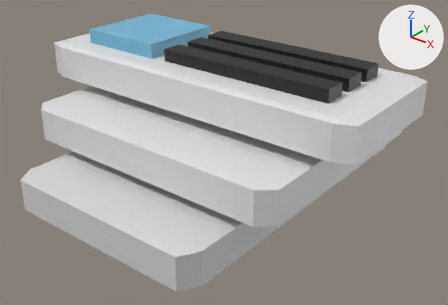
A saved change to the glTF model src/assets/gltf/iconPosts.gltf.
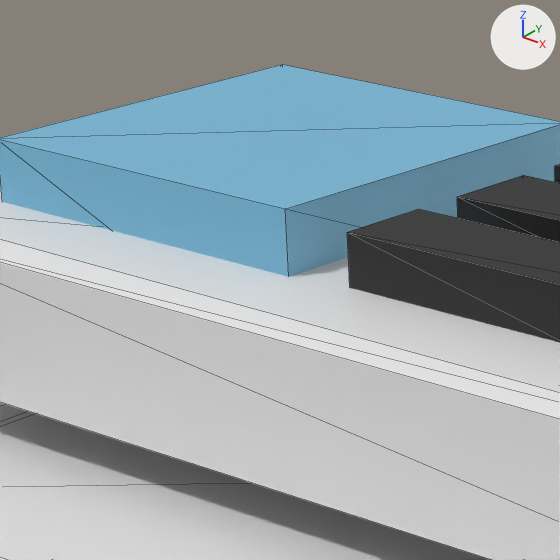
There are two pictures of each version: one whole from a 50 mm camera at (2.037, -2.545, 1.361) aimed at (0.065, -0.08, -0.168), one close up on the part from 20% to 47% of the width and 0% to 39% of the height. Lighting does not change. The marker at upper right points along +X, +Y and +Z. The close-ups show mesh edges as thin lines. Where no turn or scale is listed for an object, it has been applied to the vertices.
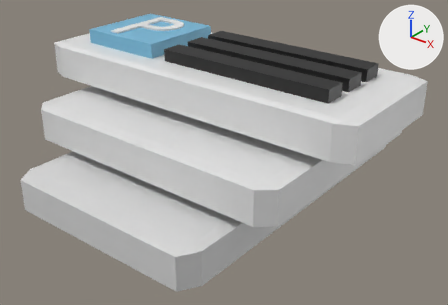
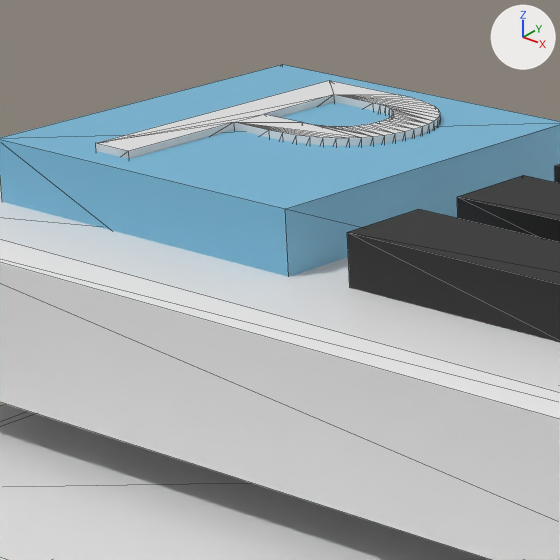
What differs and where, as boxes [x1, y1, x2, y2] in the close-ups (560 x 560 px):
```json
{"object": "Text", "change": "added", "after": [95, 80, 440, 159]}
```

The change, as JSON lines over the scene's bpy script:
```json
{"op": "add", "block": "me_p", "code": ["me_p = bpy.data.meshes.new('P')", "me_p.from_pydata(...)  # 112 vertices, 224 faces; spans x -0.111..0.147, y -0.18..0.229, z -0.02..0.02"]}
{"op": "add", "block": "ob_text", "code": ["ob_text = bpy.data.objects.new('Text', me_p)", "ob_text.location = (-0.549, -0.033, 0.419)"]}
```
